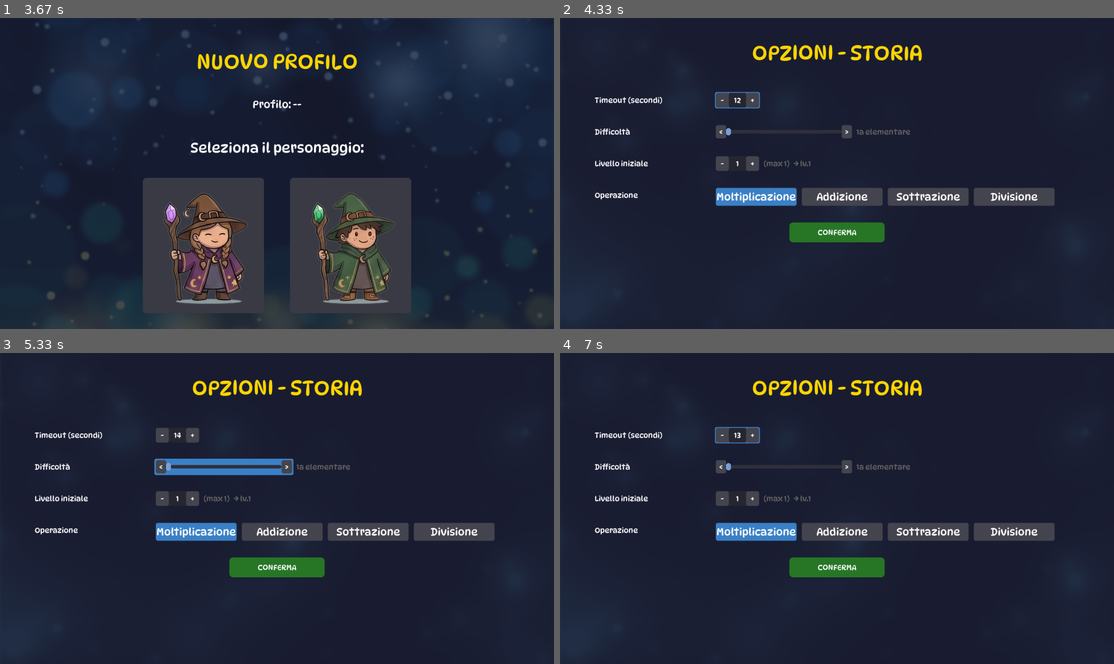
Above: before the commit, frames 1-4 (two rows, left to right).
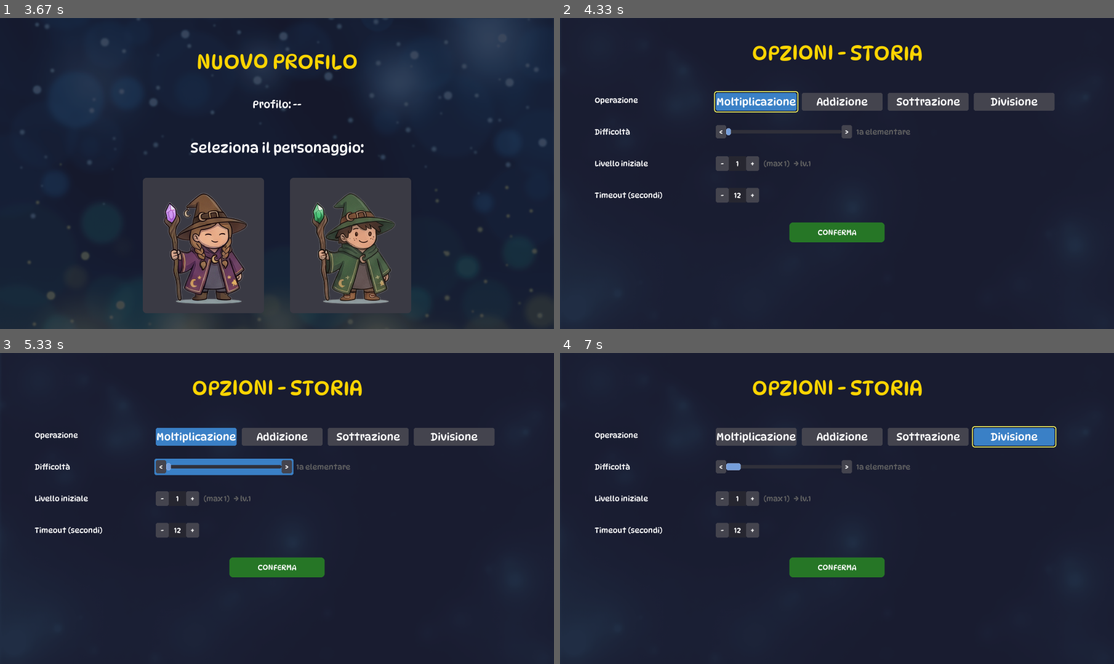
Above: after the commit, the same moments.

Repository: thefactor82/math-wizard
Game: pygame game, started from math-wizard.py
Two runs of this game, one before a commit and one after it. Both use one fixed random seed, a clock stepped at 60 frames per second and the inputs below.
Inputs (mouse positions are in pixels of both pictures, inside the frame that each line leads up to):
- Up to frame 1 (3.67 s): hold Right 0.33-0.8 s; move the mouse to (254, 189) at 0.37 s; hold Up 0.88-1.18 s; press the mouse at (238, 92) at 1.25 s; move the mouse to (326, 80) at 1.35 s; release the mouse at (415, 70) at 1.48 s; hold Right 1.55-2.02 s; tap - at 2.05 s; hold - 2.38-2.92 s; hold Left 2.38-2.92 s; tap Enter at 2.95 s; hold Left from 3.28 s (still down)
- Up to frame 2 (4.33 s): release Left at 3.82 s; press the mouse at (909, 245) at 3.88 s; move the mouse to (781, 223) at 3.98 s; release the mouse at (654, 204) at 4.12 s; press the mouse at (726, 139) at 4.22 s; move the mouse to (726, 108) at 4.32 s
- Up to frame 3 (5.33 s): release the mouse at (171, 415) at 4.45 s; tap + at 4.52 s; press the mouse at (193, 436) at 4.88 s; move the mouse to (171, 530) at 4.98 s; release the mouse at (144, 626) at 5.12 s; hold Down from 5.18 s (still down)
- Up to frame 4 (7 s): tap - at 5.33, 6.47 s; release Down at 5.48 s; hold Up 5.52-5.88 s; hold Down 5.92-6.28 s; hold Up 6.32-6.62 s; hold Down 6.65-6.95 s; hold Up from 6.98 s (still down)

Frame 1 is identical in both runs. In frame 2, 7.1% of the frame differs, in the area x 6-90%, y 23-61%; in frame 3, 7.0%; in frame 4, 7.1%.

Commit message:
v1.3.29: reorder story options to match training order: operazione, difficolta, livello iniziale, timeout

Diff:
--- a/math-wizard.py
+++ b/math-wizard.py
@@ -800,7 +800,7 @@
         self .story_idx =0
         self .num_story_levels =sum (1 for e in self .story_entries if e .get ("tipo")=="livello")
 
-        self .version ="1.3.28"
+        self .version ="1.3.29"
 
         self .profiles =[]
         self .current_profile =""
@@ -1876,33 +1876,33 @@
                     self .options_cursor =(self .options_cursor +1 )%4
                 elif event .key in (pygame .K_PLUS ,pygame .K_EQUALS ,pygame .K_KP_PLUS ):
                     if self .options_cursor ==0 :
-                        self .auto_timeout =min (99 ,self .auto_timeout +1 )
+                        ops =["moltiplicazione","addizione","sottrazione","divisione"]
+                        idx =(ops .index (self .config_story_operation )+1 )%4
+                        self .config_story_operation =ops [idx ]
+                        self .difficulty_position =min (self .difficulty_position ,self .max_difficulty_position ())
+                        self .initial_level =min (self .initial_level ,self .max_initial_level ())
                     elif self .options_cursor ==1 :
                         self .difficulty_position =min (self .max_difficulty_position (),self .difficulty_position +1 )
                         self .initial_level =min (self .initial_level ,self .max_initial_level ())
                     elif self .options_cursor ==2 :
                         self .initial_level =min (self .max_initial_level (),self .initial_level +1 )
                     else :
+                        self .auto_timeout =min (99 ,self .auto_timeout +1 )
+                    self .save_profile_config ()
+                elif event .key in (pygame .K_MINUS ,pygame .K_KP_MINUS ):
+                    if self .options_cursor ==0 :
                         ops =["moltiplicazione","addizione","sottrazione","divisione"]
-                        idx =(ops .index (self .config_story_operation )+1 )%4
+                        idx =(ops .index (self .config_story_operation )-1 )%4
                         self .config_story_operation =ops [idx ]
                         self .difficulty_position =min (self .difficulty_position ,self .max_difficulty_position ())
                         self .initial_level =min (self .initial_level ,self .max_initial_level ())
-                    self .save_profile_config ()
-                elif event .key in (pygame .K_MINUS ,pygame .K_KP_MINUS ):
-                    if self .options_cursor ==0 :
-                        self .auto_timeout =max (3 ,self .auto_timeout -1 )
                     elif self .options_cursor ==1 :
                         self .difficulty_position =max (0 ,self .difficulty_position -1 )
                         self .initial_level =min (self .initial_level ,self .max_initial_level ())
                     elif self .options_cursor ==2 :
                         self .initial_level =max (0 ,self .initial_level -1 )
                     else :
-                        ops =["moltiplicazione","addizione","sottrazione","divisione"]
-                        idx =(ops .index (self .config_story_operation )-1 )%4
-                        self .config_story_operation =ops [idx ]
-                        self .difficulty_position =min (self .difficulty_position ,self .max_difficulty_position ())
-                        self .initial_level =min (self .initial_level ,self .max_initial_level ())
+                        self .auto_timeout =max (3 ,self .auto_timeout -1 )
                     self .save_profile_config ()
                 elif event .key in (pygame .K_RETURN ,pygame .K_KP_ENTER ):
                     self .save_profile_config ()
@@ -2151,20 +2151,19 @@
             elif self .state =="options_auto":
                 sx =540
                 lw ,vw ,rw =45 ,60 ,45
-                # Timeout
-                if sx -3 <=mx <=sx +lw +vw +rw +3 and 257 <=my <=314 :
-                    self .options_cursor =0
-                    if mx <sx +lw :
-                        self .auto_timeout =max (3 ,self .auto_timeout -1 )
-                        self ._opts_hold =("auto_timeout_minus",pygame .time .get_ticks ())
-                        self ._opts_last_repeat =0
-                    elif mx >=sx +lw +vw :
-                        self .auto_timeout =min (99 ,self .auto_timeout +1 )
-                        self ._opts_hold =("auto_timeout_plus",pygame .time .get_ticks ())
-                        self ._opts_last_repeat =0
-                    self .save_profile_config ()
+                # Operazione
+                if hasattr (self ,'opzioni_auto_op_buttons')and len (self .opzioni_auto_op_buttons )==4 :
+                    ops =["moltiplicazione","addizione","sottrazione","divisione"]
+                    for i ,btn in enumerate (self .opzioni_auto_op_buttons ):
+                        if btn .collidepoint (mx ,my ):
+                            self .options_cursor =0
+                            self .config_story_operation =ops [i ]
+                            self .difficulty_position =min (self .difficulty_position ,self .max_difficulty_position ())
+                            self .initial_level =min (self .initial_level ,self .max_initial_level ())
+                            self .save_profile_config ()
+                            break
                     # Difficoltà (barra scorrevole)
-                elif hasattr (self ,'diff_bar_rect'):
+                if hasattr (self ,'diff_bar_rect'):
                     if hasattr (self ,'diff_left_rect')and self .diff_left_rect .collidepoint (mx ,my ):
                         self .options_cursor =1
                         self .difficulty_position =max (0 ,self .difficulty_position -1 )
@@ -2182,6 +2181,7 @@
                     elif hasattr (self ,'diff_indicator_rect')and self .diff_indicator_rect and self .diff_indicator_rect .collidepoint (mx ,my ):
                         self .options_cursor =1
                         self .dragging_difficulty =True
+                # Livello iniziale
                 if sx -3 <=mx <=sx +lw +vw +rw +3 and 477 <=my <=534 :
                     self .options_cursor =2
                     if mx <sx +lw :
@@ -2193,16 +2193,18 @@
                         self ._opts_hold =("initial_level_plus",pygame .time .get_ticks ())
                         self ._opts_last_repeat =0
                     self .save_profile_config ()
-                if hasattr (self ,'opzioni_auto_op_buttons')and len (self .opzioni_auto_op_buttons )==4 :
-                    ops =["moltiplicazione","addizione","sottrazione","divisione"]
-                    for i ,btn in enumerate (self .opzioni_auto_op_buttons ):
-                        if btn .collidepoint (mx ,my ):
-                            self .options_cursor =3
-                            self .config_story_operation =ops [i ]
-                            self .difficulty_position =min (self .difficulty_position ,self .max_difficulty_position ())
-                            self .initial_level =min (self .initial_level ,self .max_initial_level ())
-                            self .save_profile_config ()
-                            break
+                # Timeout
+                if sx -3 <=mx <=sx +lw +vw +rw +3 and 587 <=my <=644 :
+                    self .options_cursor =3
+                    if mx <sx +lw :
+                        self .auto_timeout =max (3 ,self .auto_timeout -1 )
+                        self ._opts_hold =("auto_timeout_minus",pygame .time .get_ticks ())
+                        self ._opts_last_repeat =0
+                    elif mx >=sx +lw +vw :
+                        self .auto_timeout =min (99 ,self .auto_timeout +1 )
+                        self ._opts_hold =("auto_timeout_plus",pygame .time .get_ticks ())
+                        self ._opts_last_repeat =0
+                    self .save_profile_config ()
                             # CONFERMA
                 if CANVAS_WIDTH //2 -165 <=mx <=CANVAS_WIDTH //2 +165 and 717 <=my <=786 :
                     self .save_profile_config ()
@@ -3443,31 +3445,38 @@
         sx =540
         lw ,vw ,rw =45 ,60 ,45
 
-        # Timeout
+        # Operazione
         y =260
-        label_t =self ._render_cached (self .font_tiny ,"Timeout (secondi)",WHITE )
-        rect =label_t .get_rect (midleft =(120 ,y +25 ))
-        self .screen .blit (label_t ,rect )
-        focused =self .options_cursor ==0
-        minus_rect =pygame .Rect (sx ,y ,lw ,51 )
-        plus_rect =pygame .Rect (sx +lw +vw ,y ,rw ,51 )
-        hover_minus =minus_rect .collidepoint (mx ,my )
-        hover_plus =plus_rect .collidepoint (mx ,my )
-        if focused :
-            pygame .draw .rect (self .screen ,SEL_BLUE ,(sx -3 ,y -3 ,lw +vw +rw +6 ,57 ),0 ,border_radius =6 )
-        pygame .draw .rect (self .screen ,(90 ,90 ,100 )if hover_minus else (70 ,70 ,80 ),minus_rect ,border_radius =6 )
-        pygame .draw .rect (self .screen ,(40 ,40 ,50 ),(sx +lw ,y ,vw ,51 ))
-        pygame .draw .rect (self .screen ,(90 ,90 ,100 )if hover_plus else (70 ,70 ,80 ),plus_rect ,border_radius =6 )
-        if hover_minus :
-            pygame .draw .rect (self .screen ,GOLD ,minus_rect ,2 ,border_radius =12 )
-        if hover_plus :
-            pygame .draw .rect (self .screen ,GOLD ,plus_rect ,2 ,border_radius =12 )
-        minus =self ._render_cached (self .font_tiny ,"-",WHITE )
-        plus =self ._render_cached (self .font_tiny ,"+",WHITE )
-        self .screen .blit (minus ,minus .get_rect (center =(sx +lw //2 ,y +25 )))
-        self .screen .blit (plus ,plus .get_rect (center =(sx +lw +vw +rw //2 ,y +25 )))
-        t_surf =self ._render_cached (self .font_tiny ,str (self .auto_timeout ),WHITE )
-        self .screen .blit (t_surf ,t_surf .get_rect (center =(sx +lw +vw //2 ,y +25 )))
+        label_o =self ._render_cached (self .font_tiny ,"Operazione",WHITE )
+        rect =label_o .get_rect (midleft =(120 ,y +25 ))
+        self .screen .blit (label_o ,rect )
+        ops_list =[("moltiplicazione","Moltiplicazione"),("addizione","Addizione"),("sottrazione","Sottrazione"),("divisione","Divisione")]
+        bx =540
+        self .opzioni_auto_op_buttons =[]
+        for op_key ,op_label in ops_list :
+            bw =280
+            bh =62
+            btn_rect =pygame .Rect (bx ,y ,bw ,bh )
+            selected =self .config_story_operation ==op_key
+            hovered =btn_rect .collidepoint (mx ,my )
+            if selected :
+                bg_col =(60 ,130 ,200 )
+            elif hovered :
+                bg_col =(90 ,90 ,100 )
+            else :
+                bg_col =(70 ,70 ,80 )
+            if selected or hovered :
+                pygame .draw .rect (self .screen ,GOLD if hovered else (100 ,180 ,255 ),btn_rect ,2 if hovered else 1 ,border_radius =6 )
+            pygame .draw .rect (self .screen ,bg_col ,btn_rect ,border_radius =6 )
+            surf =self ._render_cached (self .font_small ,op_label ,WHITE )
+            self .screen .blit (surf ,surf .get_rect (center =btn_rect .center ))
+            self .opzioni_auto_op_buttons .append (btn_rect )
+            bx +=bw +18
+        if self .options_cursor ==0:
+            ops_keys =["moltiplicazione","addizione","sottrazione","divisione"]
+            sel_idx =ops_keys .index (self .config_story_operation )
+            focus_rect =self .opzioni_auto_op_buttons [sel_idx ].inflate (12 ,12 )
+            pygame .draw .rect (self .screen ,(255 ,255 ,100 ),focus_rect ,3 ,border_radius =9 )
 
         # Difficoltà (barra scorrevole)
         y =370
@@ -3558,38 +3567,31 @@
         act_surf =self ._render_cached (self .font_tiny ,f"→ lv.{act_lv }",GRAY )
         self .screen .blit (act_surf ,act_surf .get_rect (midleft =(sx +lw +vw +rw +120 ,y +25 )))
 
-        # Operazione
+        # Timeout
         y =590
-        label_o =self ._render_cached (self .font_tiny ,"Operazione",WHITE )
-        rect =label_o .get_rect (midleft =(120 ,y +25 ))
-        self .screen .blit (label_o ,rect )
-        ops_list =[("moltiplicazione","Moltiplicazione"),("addizione","Addizione"),("sottrazione","Sottrazione"),("divisione","Divisione")]
-        bx =540
-        self .opzioni_auto_op_buttons =[]
-        for op_key ,op_label in ops_list :
-            bw =280
-            bh =62
-            btn_rect =pygame .Rect (bx ,y ,bw ,bh )
-            selected =self .config_story_operation ==op_key
-            hovered =btn_rect .collidepoint (mx ,my )
-            if selected :
-                bg_col =(60 ,130 ,200 )
-            elif hovered :
-                bg_col =(90 ,90 ,100 )
-            else :
-                bg_col =(70 ,70 ,80 )
-            if selected or hovered :
-                pygame .draw .rect (self .screen ,GOLD if hovered else (100 ,180 ,255 ),btn_rect ,2 if hovered else 1 ,border_radius =6 )
-            pygame .draw .rect (self .screen ,bg_col ,btn_rect ,border_radius =6 )
-            surf =self ._render_cached (self .font_small ,op_label ,WHITE )
-            self .screen .blit (surf ,surf .get_rect (center =btn_rect .center ))
-            self .opzioni_auto_op_buttons .append (btn_rect )
-            bx +=bw +18
-        if self .options_cursor ==3:
-            ops_keys =["moltiplicazione","addizione","sottrazione","divisione"]
-            sel_idx =ops_keys .index (self .config_story_operation )
-            focus_rect =self .opzioni_auto_op_buttons [sel_idx ].inflate (12 ,12 )
-            pygame .draw .rect (self .screen ,(255 ,255 ,100 ),focus_rect ,3 ,border_radius =9 )
+        label_t =self ._render_cached (self .font_tiny ,"Timeout (secondi)",WHITE )
+        rect =label_t .get_rect (midleft =(120 ,y +25 ))
+        self .screen .blit (label_t ,rect )
+        focused =self .options_cursor ==3
+        minus_rect =pygame .Rect (sx ,y ,lw ,51 )
+        plus_rect =pygame .Rect (sx +lw +vw ,y ,rw ,51 )
+        hover_minus =minus_rect .collidepoint (mx ,my )
+        hover_plus =plus_rect .collidepoint (mx ,my )
+        if focused :
+            pygame .draw .rect (self .screen ,SEL_BLUE ,(sx -3 ,y -3 ,lw +vw +rw +6 ,57 ),0 ,border_radius =6 )
+        pygame .draw .rect (self .screen ,(90 ,90 ,100 )if hover_minus else (70 ,70 ,80 ),minus_rect ,border_radius =6 )
+        pygame .draw .rect (self .screen ,(40 ,40 ,50 ),(sx +lw ,y ,vw ,51 ))
+        pygame .draw .rect (self .screen ,(90 ,90 ,100 )if hover_plus else (70 ,70 ,80 ),plus_rect ,border_radius =6 )
+        if hover_minus :
+            pygame .draw .rect (self .screen ,GOLD ,minus_rect ,2 ,border_radius =12 )
+        if hover_plus :
+            pygame .draw .rect (self .screen ,GOLD ,plus_rect ,2 ,border_radius =12 )
+        minus =self ._render_cached (self .font_tiny ,"-",WHITE )
+        plus =self ._render_cached (self .font_tiny ,"+",WHITE )
+        self .screen .blit (minus ,minus .get_rect (center =(sx +lw //2 ,y +25 )))
+        self .screen .blit (plus ,plus .get_rect (center =(sx +lw +vw +rw //2 ,y +25 )))
+        t_surf =self ._render_cached (self .font_tiny ,str (self .auto_timeout ),WHITE )
+        self .screen .blit (t_surf ,t_surf .get_rect (center =(sx +lw +vw //2 ,y +25 )))
 
             # CONFERMA
         y_conf =710
